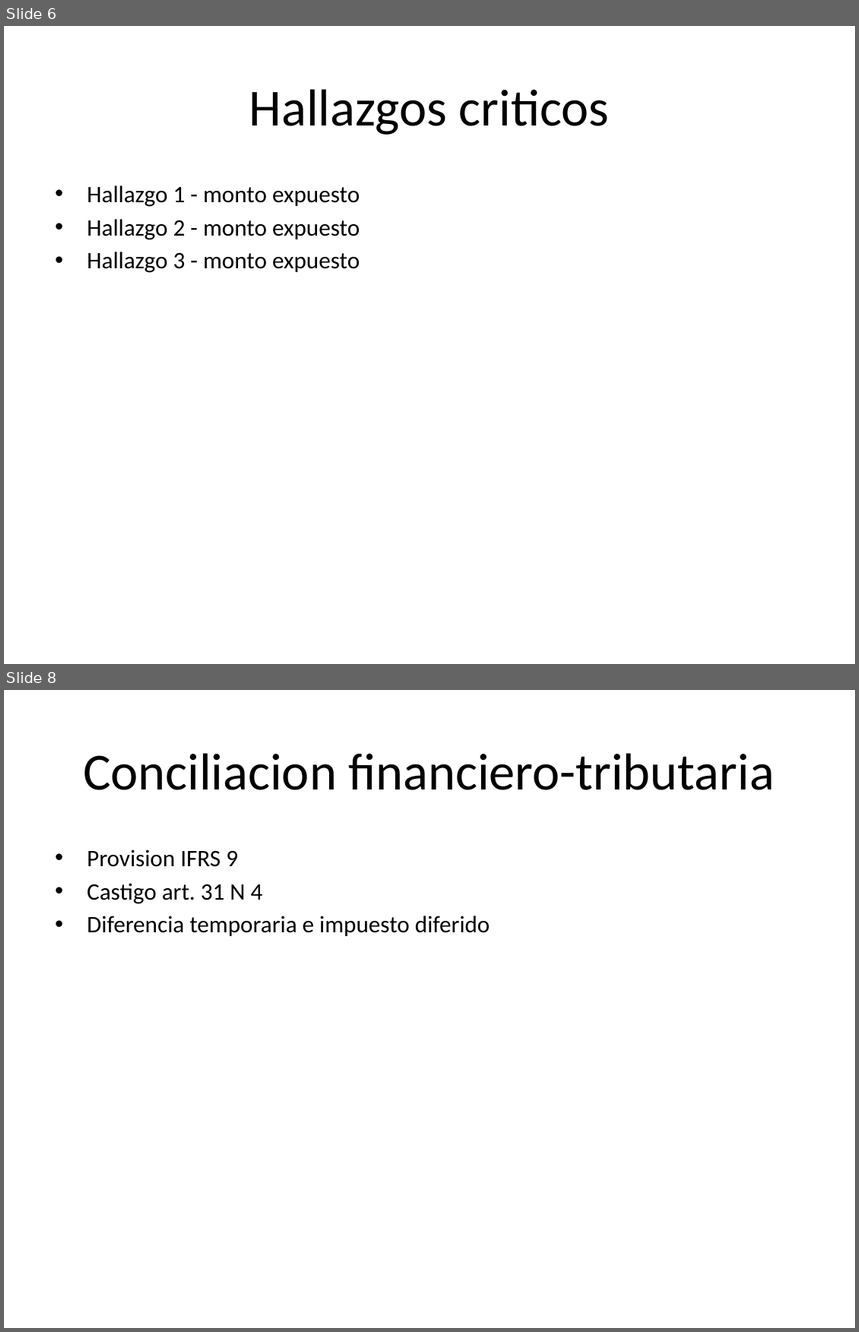
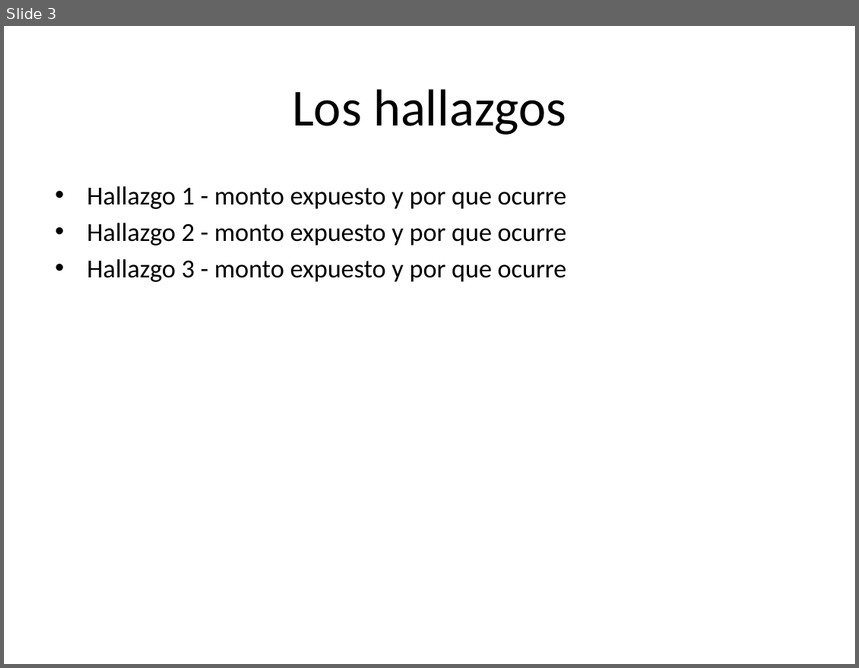
Before and after one commit to wcalcagno/hackathon-ubb-2026, a slide deck: templates/plantilla-presentacion.pptx. Shown one above the other, each under a label of ours: slides 6 and 8 before the commit, slide 3 after it; the slides between them are not shown. The pictures are 859x1332 and 859x668 pixels, drawn with LibreOffice and Linux fonts; fonts in the diff are those of the drawing. Boxes give left, top, right and bottom in pixels: in the first picture for what was removed or moved away, otherwise in the second. Text is boxed around its words. In the diff, an @@ line names an element or a change of style, - is before the commit and + after.

```diff
--- a/templates/plantilla-presentacion.pptx
+++ b/templates/plantilla-presentacion.pptx
@@ slide 8 removed at box(4, 690, 855, 1328), background #FFFFFF @@
@@ title removed at box(83, 753, 775, 790) @@
-Conciliacion financiero-tributaria
@@ text removed at box(87, 850, 490, 936) @@
-• Provision IFRS 9
-• Castigo art. 31 N 4
-• Diferencia temporaria e impuesto diferido
@@ what was slide 6 is now slide 3 @@
@@ slide 3 changed as well @@
@@ title at box(292, 89, 566, 135): text changed @@
-Hallazgos criticos
+Los hallazgos
@@ text at box(87, 186, 567, 282): text changed; size 20 to 22 pt @@
-• Hallazgo 1 - monto expuesto
-• Hallazgo 2 - monto expuesto
-• Hallazgo 3 - monto expuesto
+• Hallazgo 1 - monto expuesto y por que ocurre
+• Hallazgo 2 - monto expuesto y por que ocurre
+• Hallazgo 3 - monto expuesto y por que ocurre
```
Also in this commit, not shown: 1 other slide changed, 4 slides added, 9 other slides removed, 4 other files.
